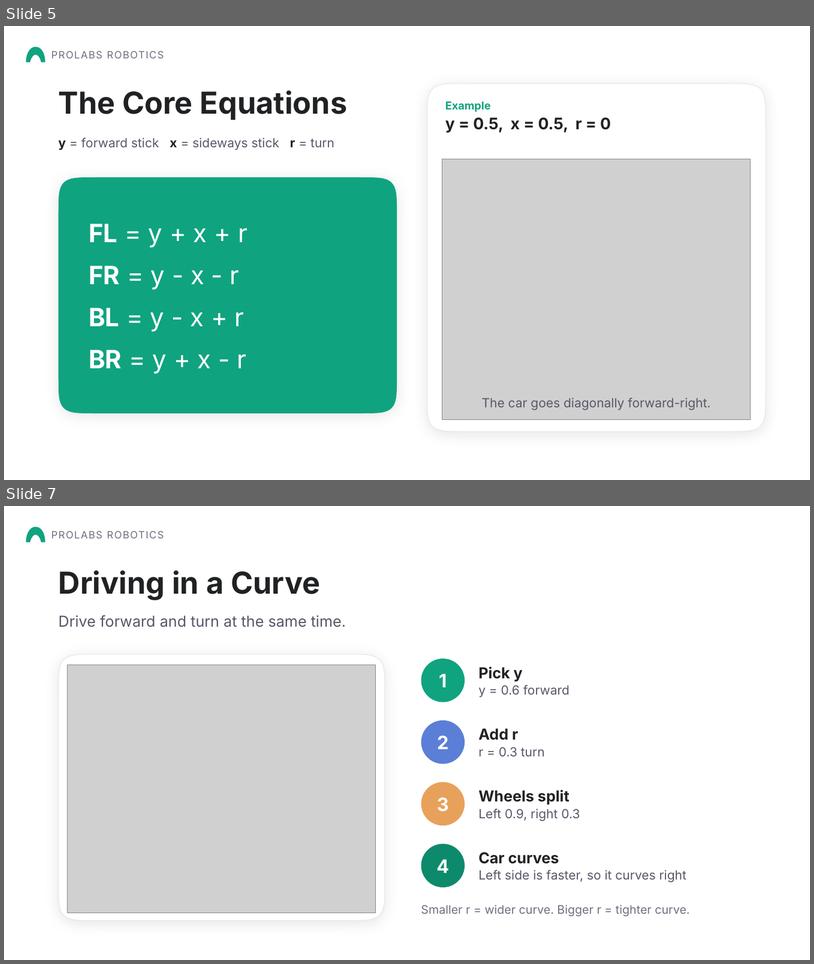
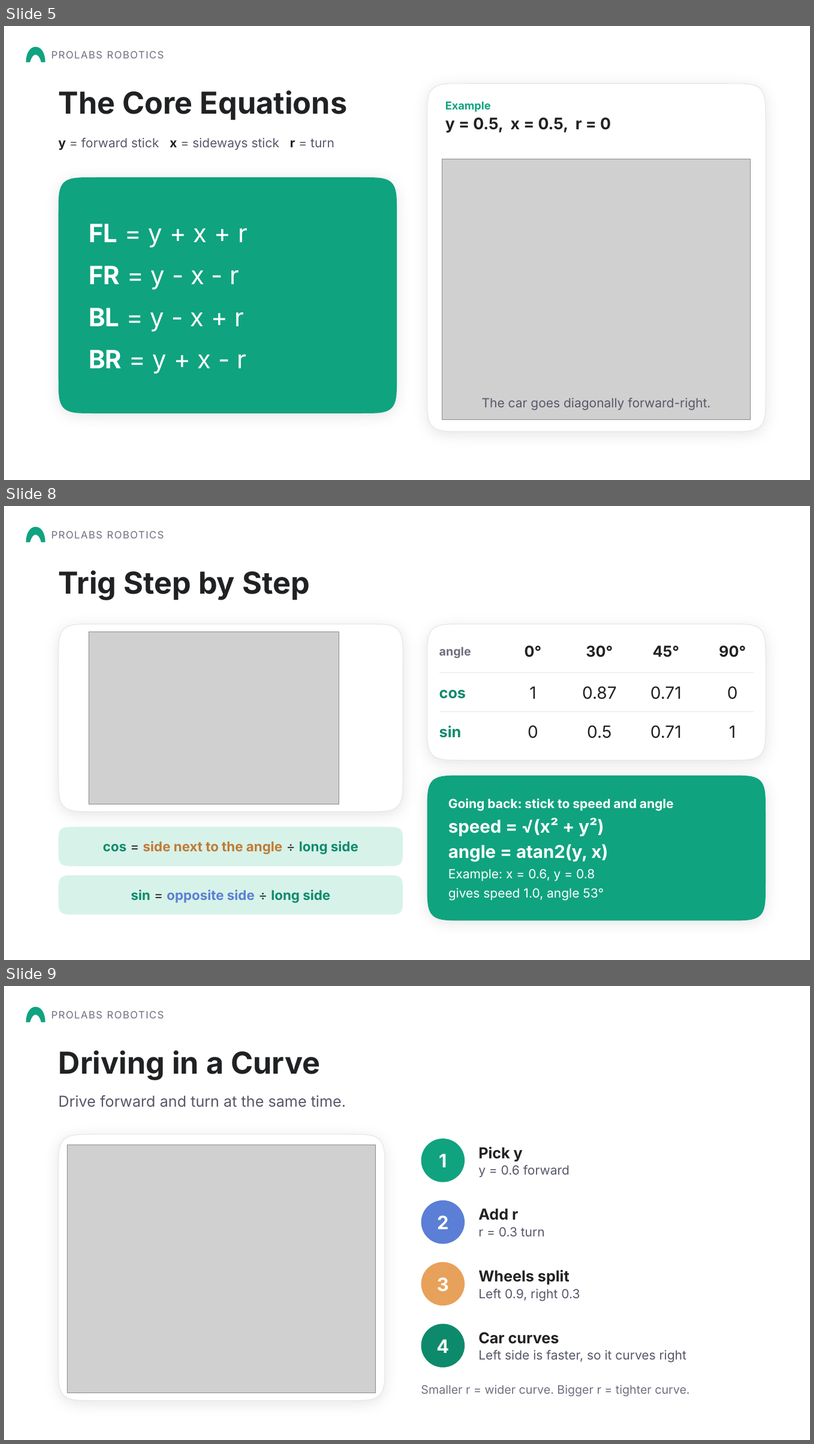
Before and after one commit to Aarav-111/FTC-Bangalore-Resources, a slide deck: FTC Chassis options/Mecanum Wheels Presentation.pptx. Shown one above the other, each under a label of ours: slides 5 and 7 before the commit, slides 5, 8 and 9 after it; the slides between them are not shown. The pictures are 814x964 and 814x1444 pixels, drawn with LibreOffice and Linux fonts; fonts in the diff are those of the drawing; grey boxes stand for pictures; background and template pictures are left out. Boxes give left, top, right and bottom in pixels: in the first picture for what was removed or moved away, otherwise in the second. Text is boxed around its words. In the diff, an @@ line names an element or a change of style, - is before the commit and + after.

```diff
--- a/FTC Chassis options/Mecanum Wheels Presentation.pptx
+++ b/FTC Chassis options/Mecanum Wheels Presentation.pptx
@@ slide 8 added at (x1=4, y1=506, x2=810, y2=960), background picture (left out) @@
@@ freeform shape added at (x1=26, y1=528, x2=45, y2=542), fill #10A37F @@
@@ text added at (x1=51, y1=531, x2=164, y2=538), 12 pt, text #6E6E80 @@
+PROLABS ROBOTICS
@@ text added at (x1=59, y1=570, x2=310, y2=600), 36 pt, text #202123, bold @@
+Trig Step by Step
@@ freeform shape added at (x1=59, y1=624, x2=403, y2=811), fill #FFFFFF, outline #E5E5E7 0.75 pt @@
@@ freeform shape added at (x1=428, y1=624, x2=766, y2=760), fill #FFFFFF, outline #E5E5E7 0.75 pt @@
@@ picture added at (x1=89, y1=632, x2=340, y2=804) @@
@@ text added at (x1=440, y1=647, x2=471, y2=658), 14 pt, text #6E6E80, bold @@
+angle
@@ text added at (x1=525, y1=645, x2=542, y2=657), 18 pt, text #202123, bold @@
+0°
@@ text added at (x1=586, y1=645, x2=613, y2=657), 18 pt, text #202123, bold @@
+30°
@@ text added at (x1=653, y1=645, x2=680, y2=657), 18 pt, text #202123, bold @@
+45°
@@ text added at (x1=719, y1=645, x2=746, y2=657), 18 pt, text #202123, bold @@
+90°
@@ line added from (440, 672) to (754, 672), #E5E5E7 1 pt @@
@@ text added at (x1=440, y1=690, x2=466, y2=699), 18 pt, text #0D8A6C, bold @@
+cos
@@ text added at (x1=530, y1=686, x2=536, y2=699), 20 pt, text #202123 @@
+1
@@ text added at (x1=582, y1=686, x2=617, y2=699), 20 pt, text #202123 @@
+0.87
@@ text added at (x1=651, y1=686, x2=682, y2=699), 20 pt, text #202123 @@
+0.71
@@ text added at (x1=728, y1=686, x2=738, y2=699), 20 pt, text #202123 @@
+0
@@ line added from (440, 712) to (754, 712), #E5E5E7 1 pt @@
@@ text added at (x1=440, y1=725, x2=462, y2=738), 18 pt, text #0D8A6C, bold @@
+sin
@@ text added at (x1=528, y1=725, x2=539, y2=738), 20 pt, text #202123 @@
+0
@@ text added at (x1=587, y1=725, x2=612, y2=738), 20 pt, text #202123 @@
+0.5
@@ text added at (x1=651, y1=725, x2=682, y2=738), 20 pt, text #202123 @@
+0.71
@@ text added at (x1=729, y1=725, x2=736, y2=738), 20 pt, text #202123 @@
+1
@@ freeform shape added at (x1=428, y1=775, x2=766, y2=921), fill #10A37F @@
@@ text added at (x1=449, y1=798, x2=674, y2=900), 15 pt, text #FFFFFF, bold @@
+Going back: stick to speed and angle
+speed = √(x² + y²)
+angle = atan2(y, x)
+Example: x = 0.6, y = 0.8
+gives speed 1.0, angle 53°
@@ freeform shape added at (x1=59, y1=826, x2=403, y2=866), fill #D7F2E9 @@
@@ text added at (x1=103, y1=841, x2=359, y2=854), 16 pt, text #C07A33, bold @@
+cos = side next to the angle ÷ long side
@@ freeform shape added at (x1=59, y1=875, x2=403, y2=915), fill #D7F2E9 @@
@@ text added at (x1=131, y1=889, x2=330, y2=903), 16 pt, text #5B7FD6, bold @@
+sin = opposite side ÷ long side
@@ what was slide 7 is now slide 9 @@
```
Also in this commit, not shown: 2 slides changed, 5 other slides added, 3 other files.
